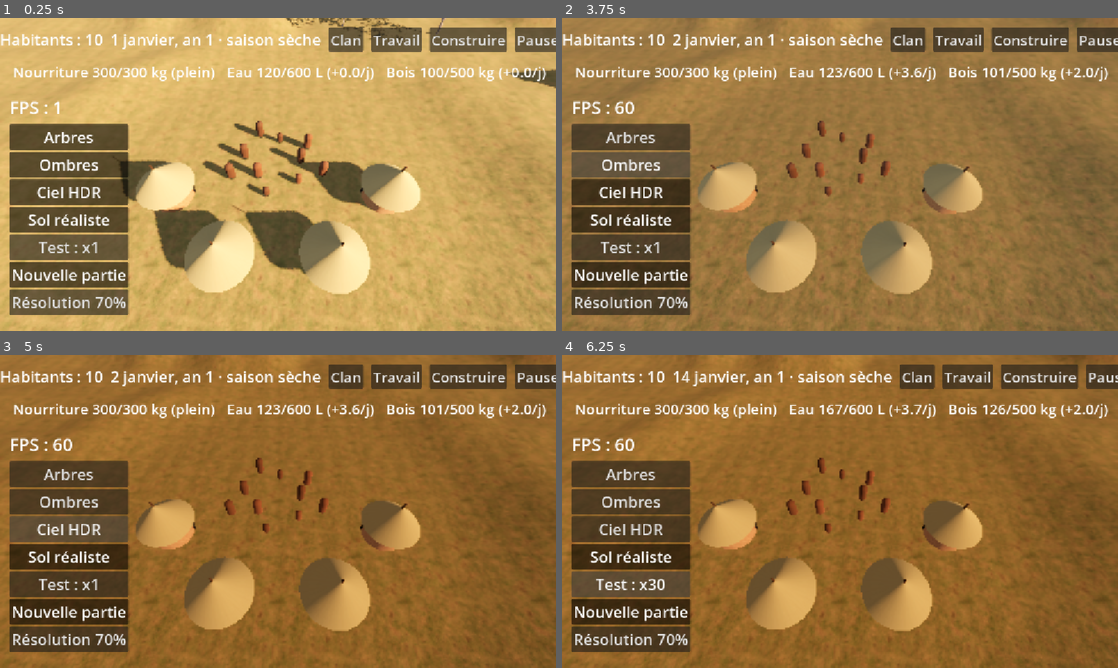
Above: before the commit, frames 1-4 (two rows, left to right).
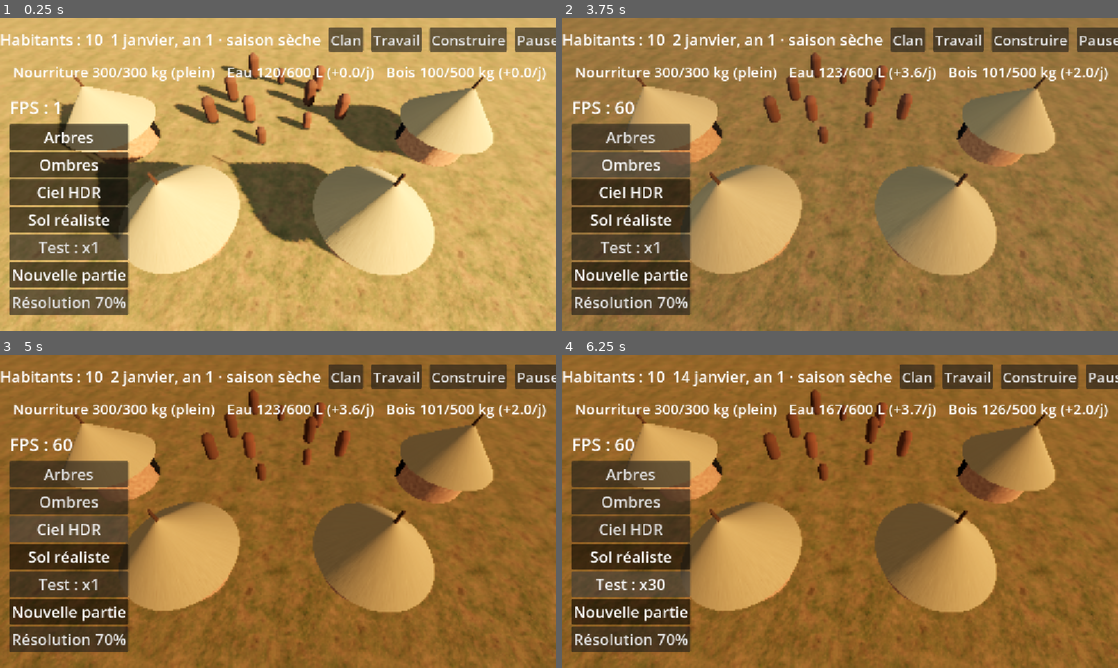
Above: after the commit, the same moments.

Repository: barroapk/faso-kanou
Game: Godot game, scene res://scenes/main.tscn
Same seed, same stepped clock (60 frames per second), same inputs: the game is played once before the commit and once after it. A sky picture missing from this copy of the repository is replaced by a grey-blue gradient.
Inputs:
- Up to frame 1 (0.25 s): no input
- Up to frame 2 (3.75 s): click "Sol réaliste" at 0.5 s; click "Nouvelle partie" at 1.25 s; click "Nouvelle partie" at 2 s; click "Arbres" at 2.75 s; click "Ombres" at 3.5 s
- Up to frame 3 (5 s): click "Ciel HDR" at 4.25 s
- Up to frame 4 (6.25 s): click "Test : x1" at 5 s; click "Test : x8" at 5.75 s

The runs differ from the first frame. In frame 1, 33% of the frame differs, in the area x 0-100%, y 0-100%; in frame 2, 26%; in frame 3, 26%; in frame 4, 26%.

Commit message:
Île de 2 km en 64 morceaux, relief réaliste, rivière et mare saisonnière

Diff:
--- a/scripts/camera_strategie.gd
+++ b/scripts/camera_strategie.gd
@@ -1,9 +1,9 @@
 extends Node3D
 
 const DIST_MIN := 6.0
-const DIST_MAX := 250.0
+const DIST_MAX := 1700.0
 const INCLINAISON := 55.0
-const LIMITE_ILE := 180.0
+const LIMITE_ILE := 950.0
 
 var distance := 20.0
 var camera: Camera3D
@@ -11,6 +11,7 @@
 
 func _ready() -> void:
     camera = Camera3D.new()
+    camera.far = 6000.0
     add_child(camera)
     _placer_camera()
 
--- a/scripts/main.gd
+++ b/scripts/main.gd
@@ -18,7 +18,7 @@
     _creer_mer()
     terrain = preload("res://scripts/terrain.gd").new()
     add_child(terrain)
-    materiau_sol = terrain.material_override
+    materiau_sol = terrain.materiau
     materiau_simple.albedo_color = Color(0.55, 0.5, 0.3)
     _creer_camera()
     var habitants_visibles = preload("res://scripts/monde/habitants_visibles.gd").new(); habitants_visibles.terrain = terrain; add_child(habitants_visibles)
@@ -39,7 +39,7 @@
     env.reflected_light_source = Environment.REFLECTION_SOURCE_SKY
     env.tonemap_mode = Environment.TONE_MAPPER_ACES
     env.fog_enabled = true
-    env.fog_density = 0.0004
+    env.fog_density = 0.00012
     env.fog_light_color = Color(0.95, 0.8, 0.65)
     var monde := WorldEnvironment.new()
     monde.environment = env
@@ -58,7 +58,7 @@
 func _creer_mer() -> void:
     var mer := MeshInstance3D.new()
     var plan := PlaneMesh.new()
-    plan.size = Vector2(3000, 3000)
+    plan.size = Vector2(8000, 8000)
     mer.mesh = plan
     var mat_mer := StandardMaterial3D.new()
     mat_mer.albedo_color = Color(0.05, 0.3, 0.42)
@@ -117,7 +117,7 @@
     _ajouter_bouton(boutons, "Arbres", func(actif): vegetation.visible = actif)
     _ajouter_bouton(boutons, "Ombres", func(actif): soleil.shadow_enabled = actif)
     _ajouter_bouton(boutons, "Ciel HDR", _changer_ciel)
-    _ajouter_bouton(boutons, "Sol réaliste", func(actif): terrain.material_override = materiau_sol if actif else materiau_simple)
+    _ajouter_bouton(boutons, "Sol réaliste", func(actif): terrain.utiliser_materiau(materiau_sol if actif else materiau_simple))
     _ajouter_vitesse_test(boutons)
     _ajouter_bouton(boutons, "Nouvelle partie", func(_actif): Civilisation.nouvelle_partie())
     var res := Button.new()
--- a/scripts/terrain.gd
+++ b/scripts/terrain.gd
@@ -1,92 +1,270 @@
-extends MeshInstance3D
-
-const TAILLE := 400.0
-const RESOLUTION := 256
-const HAUTEUR_MAX := 30.0
-const HAUTEUR_VILLAGE := 2.0
+extends Node3D
+
+const TAILLE := 2000.0
+const MORCEAUX := 8
+const RES := 48
+const NIVEAUX := [[1, 0.0, 450.0], [4, 450.0, 1100.0], [12, 1100.0, 0.0]]
+const JUPE := 6.0
+const HAUTEUR_VILLAGE := 8.0
+const MARE := Vector2(-160.0, 90.0)
 
 var bruit := FastNoiseLite.new()
 var detail := FastNoiseLite.new()
 var cote := FastNoiseLite.new()
-var montagne := FastNoiseLite.new()
+var collines := FastNoiseLite.new()
+var zone := FastNoiseLite.new()
 var climat := FastNoiseLite.new()
+var materiau: ShaderMaterial
+var morceaux: Array = []
+var mare: MeshInstance3D
+
+var _g: PackedFloat32Array
+var _c: PackedColorArray
+var _n := 0
+var _w := 0
+var _pas := 0.0
+var _x0 := 0.0
+var _z0 := 0.0
+var _cx := 0.0
+var _cz := 0.0
 
 func _ready() -> void:
-	bruit.seed = 7
-	bruit.frequency = 0.008
-	bruit.fractal_octaves = 5
-	detail.seed = 19
-	detail.frequency = 0.05
-	cote.seed = 3
-	cote.frequency = 0.004
-	cote.fractal_octaves = 3
-	montagne.seed = 11
-	montagne.frequency = 0.005
-	climat.seed = 23
-	climat.frequency = 0.006
-	mesh = _generer()
-	material_override = _materiau_sol()
+    bruit.seed = 7
+    bruit.frequency = 0.004
+    bruit.fractal_octaves = 4
+    detail.seed = 19
+    detail.frequency = 0.03
+    cote.seed = 3
+    cote.frequency = 0.0015
+    cote.fractal_octaves = 3
+    collines.seed = 11
+    collines.frequency = 0.006
+    collines.fractal_octaves = 4
+    zone.seed = 29
+    zone.frequency = 0.002
+    climat.seed = 23
+    climat.frequency = 0.002
+    materiau = _materiau_sol()
+    var cote_m := TAILLE / MORCEAUX
+    for i in MORCEAUX:
+        for j in MORCEAUX:
+            _creer_morceau(-TAILLE / 2.0 + i * cote_m, -TAILLE / 2.0 + j * cote_m, cote_m)
+    _creer_riviere()
+    _creer_mare()
+
+# ---------- RELIEF ET EAU ----------
+
+func riviere_x(z: float) -> float:
+    return -350.0 + 90.0 * sin(z * 0.004) + 35.0 * sin(z * 0.011 + 1.3)
+
+func niveau_vallee(z: float) -> float:
+    return lerpf(9.0, 0.3, clampf((z + 550.0) / 1450.0, 0.0, 1.0))
+
+func distance_riviere(x: float, z: float) -> float:
+    if z < -560.0:
+        return 9999.0
+    return absf(x - riviere_x(z))
+
+func dans_eau(x: float, z: float) -> bool:
+    return distance_riviere(x, z) < 10.0 or Vector2(x - MARE.x, z - MARE.y).length() < 55.0
 
 func _masque(x: float, z: float) -> float:
-	var r := Vector2(x, z).length() / (TAILLE * 0.45)
-	return 1.0 - smoothstep(0.7, 1.0, r + cote.get_noise_2d(x, z) * 0.35)
-
-func _humidite(x: float, z: float) -> float:
-	return clampf(0.5 + z / TAILLE * 1.6 + climat.get_noise_2d(x, z) * 0.35, 0.0, 1.0)
+    var r := Vector2(x, z).length() / 900.0
+    return 1.0 - smoothstep(0.8, 1.05, r + cote.get_noise_2d(x, z) * 0.18)
+
+func hauteur(x: float, z: float) -> float:
+    var m := _masque(x, z)
+    var h := 7.0 + bruit.get_noise_2d(x, z) * 2.0 + detail.get_noise_2d(x, z) * 0.5
+    var zc := smoothstep(0.05, 0.4, zone.get_noise_2d(x, z))
+    var c := (collines.get_noise_2d(x, z) + 1.0) * 0.5
+    h += zc * c * c * 45.0
+    var dm := Vector2(x * 0.8, z + 560.0).length()
+    h += (1.0 - smoothstep(60.0, 320.0, dm)) * (110.0 + detail.get_noise_2d(x * 0.5, z * 0.5) * 35.0)
+
+    var d := distance_riviere(x, z)
+    if d < 120.0:
+        var fond := niveau_vallee(z)
+        h = lerpf(h, fond + 1.5, 1.0 - smoothstep(20.0, 120.0, d))
+        h -= (1.0 - smoothstep(4.0, 9.0, d)) * 3.0
+
+    var dmare := Vector2(x - MARE.x, z - MARE.y).length()
+    if dmare < 110.0:
+        h = maxf(h, lerpf(6.0, h, smoothstep(70.0, 110.0, dmare)))
+        h = lerpf(h, 3.5, 1.0 - smoothstep(25.0, 65.0, dmare))
+    var rx := riviere_x(MARE.y)
+    if absf(z - MARE.y) < 6.0 and x > rx and x < MARE.x:
+        h = minf(h, 5.0 + absf(z - MARE.y) * 0.4)
+
+    h = lerpf(h, HAUTEUR_VILLAGE, 1.0 - smoothstep(45.0, 90.0, Vector2(x, z).length()))
+    return h * m - 3.0 * (1.0 - m)
+
+func humide(x: float, z: float) -> float:
+    var dm := Vector2(x - MARE.x, z - MARE.y).length()
+    return maxf(1.0 - smoothstep(10.0, 90.0, distance_riviere(x, z)), 1.0 - smoothstep(40.0, 100.0, dm))
 
 func desert(x: float, z: float) -> float:
-	return 1.0 - smoothstep(0.15, 0.32, _humidite(x, z))
+    var nord := clampf((-z - 620.0 + climat.get_noise_2d(x, z) * 120.0) / 200.0, 0.0, 1.0)
+    return nord * (1.0 - humide(x, z))
 
 func foret(x: float, z: float) -> float:
-	return smoothstep(0.68, 0.85, _humidite(x, z))
-
-func hauteur(x: float, z: float) -> float:
-	var m := _masque(x, z)
-	var plaine := 1.2 + detail.get_noise_2d(x, z) * 0.6
-	var collines := (bruit.get_noise_2d(x, z) + 1.0) * 2.0
-	var zone := smoothstep(0.1, 0.45, montagne.get_noise_2d(x, z))
-	var crete := 1.0 - absf(bruit.get_noise_2d(x * 0.8, z * 0.8))
-	var montagnes := zone * pow(crete, 2.0) * HAUTEUR_MAX
-	var vague := sin(x * 0.12 + detail.get_noise_2d(x, z) * 4.0) * 0.5 + 0.5
-	var dunes := desert(x, z) * vague * 2.0
-	var h := (plaine + collines + montagnes + dunes) * m - 2.5 * (1.0 - m)
-	var plat := 1.0 - smoothstep(14.0, 24.0, Vector2(x, z).length())
-	return lerpf(h, HAUTEUR_VILLAGE, plat)
-
-func _generer() -> ArrayMesh:
-	var n := RESOLUTION + 1
-	var pas := TAILLE / float(RESOLUTION)
-	var debut := -TAILLE / 2.0
-	var st := SurfaceTool.new()
-	st.begin(Mesh.PRIMITIVE_TRIANGLES)
-	for i in n:
-		for j in n:
-			var x := debut + i * pas
-			var z := debut + j * pas
-			st.set_color(Color(desert(x, z), foret(x, z), 0.0))
-			st.set_uv(Vector2(x, z) * 0.12)
-			st.add_vertex(Vector3(x, hauteur(x, z), z))
-	for i in RESOLUTION:
-		for j in RESOLUTION:
-			var a := i * n + j
-			var b := (i + 1) * n + j
-			var c := a + 1
-			var d := b + 1
-			st.add_index(a)
-			st.add_index(b)
-			st.add_index(c)
-			st.add_index(b)
-			st.add_index(d)
-			st.add_index(c)
-	st.generate_normals()
-	st.generate_tangents()
-	return st.commit()
+    var sud := smoothstep(250.0, 650.0, z + climat.get_noise_2d(x, z) * 150.0)
+    return maxf(sud, humide(x, z) * 0.9)
+
+# ---------- MORCEAUX DE TERRAIN ----------
+
+func _creer_morceau(x0: float, z0: float, cote_m: float) -> void:
+    _n = RES
+    _w = RES + 3
+    _pas = cote_m / RES
+    _x0 = x0
+    _z0 = z0
+    _cx = x0 + cote_m / 2.0
+    _cz = z0 + cote_m / 2.0
+    _g = PackedFloat32Array()
+    _g.resize(_w * _w)
+    var plus_haut := -100.0
+    for i in _w:
+        for j in _w:
+            var h := hauteur(x0 + (i - 1) * _pas, z0 + (j - 1) * _pas)
+            _g[i * _w + j] = h
+            plus_haut = maxf(plus_haut, h)
+    if plus_haut < -1.0:
+        return
+    _c = PackedColorArray()
+    _c.resize((_n + 1) * (_n + 1))
+    for i in _n + 1:
+        for j in _n + 1:
+            var x := x0 + i * _pas
+            var z := z0 + j * _pas
+            _c[i * (_n + 1) + j] = Color(desert(x, z), foret(x, z), humide(x, z))
+    for niveau in NIVEAUX:
+        var mi := MeshInstance3D.new()
+        mi.mesh = _maillage(niveau[0])
+        mi.material_override = materiau
+        mi.position = Vector3(_cx, 0.0, _cz)
+        mi.visibility_range_begin = niveau[1]
+        mi.visibility_range_end = niveau[2]
+        mi.visibility_range_begin_margin = 25.0
+        mi.visibility_range_end_margin = 25.0
+        add_child(mi)
+        morceaux.append(mi)
+
+func _sommet(st: SurfaceTool, i: int, j: int, decalage: float) -> void:
+    var h := _g[(i + 1) * _w + (j + 1)]
+    var nx := _g[i * _w + (j + 1)] - _g[(i + 2) * _w + (j + 1)]
+    var nz := _g[(i + 1) * _w + j] - _g[(i + 1) * _w + (j + 2)]
+    st.set_normal(Vector3(nx, 2.0 * _pas, nz).normalized())
+    st.set_color(_c[i * (_n + 1) + j])
+    var wx := _x0 + i * _pas
+    var wz := _z0 + j * _pas
+    st.set_uv(Vector2(wx, wz) * 0.12)
+    st.add_vertex(Vector3(wx - _cx, h + decalage, wz - _cz))
+
+func _maillage(s: int) -> ArrayMesh:
+    var st := SurfaceTool.new()
+    st.begin(Mesh.PRIMITIVE_TRIANGLES)
+    var m := _n / s + 1
+    for a in m:
+        for b in m:
+            _sommet(st, a * s, b * s, 0.0)
+    for a in m - 1:
+        for b in m - 1:
+            var p := a * m + b
+            var q := p + m
+            for v in [p, q, p + 1, q, q + 1, p + 1]:
+                st.add_index(v)
+    var prochain := m * m
+    var bas := {}
+    for e in 4:
+        var liste: Array[int] = []
+        for k in m:
+            var a := k
+            var b := k
+            if e == 0:
+                a = 0
+            elif e == 1:
+                a = m - 1
+            elif e == 2:
+                b = 0
+            else:
+                b = m - 1
+            var idx := a * m + b
+            if not bas.has(idx):
+                _sommet(st, a * s, b * s, -JUPE)
+                bas[idx] = prochain
+                prochain += 1
+            liste.append(idx)
+        for k in m - 1:
+            var e1 := liste[k]
+            var e2 := liste[k + 1]
+            var l1: int = bas[e1]
+            var l2: int = bas[e2]
+            for v in [e1, l1, e2, e2, l1, l2, e1, e2, l1, e2, l2, l1]:
+                st.add_index(v)
+    st.generate_tangents()
+    return st.commit()
+
+func utiliser_materiau(mat: Material) -> void:
+    for mi in morceaux:
+        mi.material_override = mat
+
+# ---------- EAU VISIBLE ----------
+
+func _materiau_eau() -> StandardMaterial3D:
+    var mat := StandardMaterial3D.new()
+    mat.albedo_color = Color(0.10, 0.28, 0.30, 0.85)
+    mat.transparency = BaseMaterial3D.TRANSPARENCY_ALPHA
+    mat.roughness = 0.08
+    mat.metallic = 0.3
+    mat.cull_mode = BaseMaterial3D.CULL_DISABLED
+    return mat
+
+func _creer_riviere() -> void:
+    var st := SurfaceTool.new()
+    st.begin(Mesh.PRIMITIVE_TRIANGLES)
+    var z := -560.0
+    var lignes := 0
+    while z <= 960.0 and _masque(riviere_x(z), z) > 0.3:
+        var x := riviere_x(z)
+        var y := niveau_vallee(z) + 0.3
+        st.add_vertex(Vector3(x - 9.0, y, z))
+        st.add_vertex(Vector3(x + 9.0, y, z))
+        z += 8.0
+        lignes += 1
+    for k in lignes - 1:
+        var a := k * 2
+        for v in [a, a + 1, a + 2, a + 1, a + 3, a + 2]:
+            st.add_index(v)
+    st.generate_normals()
+    var mi := MeshInstance3D.new()
+    mi.mesh = st.commit()
+    mi.material_override = _materiau_eau()
+    add_child(mi)
+
+func niveau_mare() -> float:
+    return 5.5 if Civilisation.temps.saison_des_pluies() else 3.8
+
+func _creer_mare() -> void:
+    mare = MeshInstance3D.new()
+    var disque := CylinderMesh.new()
+    disque.top_radius = 60.0
+    disque.bottom_radius = 60.0
+    disque.height = 0.05
+    disque.radial_segments = 48
+    mare.mesh = disque
+    mare.material_override = _materiau_eau()
+    mare.position = Vector3(MARE.x, niveau_mare(), MARE.y)
+    add_child(mare)
+
+func _process(delta: float) -> void:
+    if mare:
+        mare.position.y = move_toward(mare.position.y, niveau_mare(), delta * 0.05)
 
 func _materiau_sol() -> ShaderMaterial:
-	var mat := ShaderMaterial.new()
-	mat.shader = load("res://shaders/terrain.gdshader")
-	mat.set_shader_parameter("herbe_couleur", load("res://assets/sol/herbe_couleur.jpg"))
-	mat.set_shader_parameter("herbe_relief", load("res://assets/sol/herbe_relief.jpg"))
-	mat.set_shader_parameter("roche_couleur", load("res://assets/sol/roche_couleur.jpg"))
-	mat.set_shader_parameter("roche_relief", load("res://assets/sol/roche_relief.jpg"))
-	return mat
+    var mat := ShaderMaterial.new()
+    mat.shader = load("res://shaders/terrain.gdshader")
+    mat.set_shader_parameter("herbe_couleur", load("res://assets/sol/herbe_couleur.jpg"))
+    mat.set_shader_parameter("herbe_relief", load("res://assets/sol/herbe_relief.jpg"))
+    mat.set_shader_parameter("roche_couleur", load("res://assets/sol/roche_couleur.jpg"))
+    mat.set_shader_parameter("roche_relief", load("res://assets/sol/roche_relief.jpg"))
+    return mat
--- a/scripts/vegetation.gd
+++ b/scripts/vegetation.gd
@@ -36,6 +36,7 @@
         var h: float = terrain.hauteur(x, z)
         if h < 1.0 or h > 12.0:
             continue
+        if terrain.dans_eau(x, z): continue
         var pente := absf(terrain.hauteur(x + 1.0, z) - h) + absf(terrain.hauteur(x, z + 1.0) - h)
         if pente > 1.2:
             continue
--- a/shaders/terrain.gdshader
+++ b/shaders/terrain.gdshader
@@ -9,12 +9,12 @@
 
 varying vec3 pos_monde;
 varying vec3 normale_monde;
-varying vec2 biome;
+varying vec3 biome;
 
 void vertex() {
     pos_monde = (MODEL_MATRIX * vec4(VERTEX, 1.0)).xyz;
     normale_monde = normalize((MODEL_MATRIX * vec4(NORMAL, 0.0)).xyz);
-    biome = COLOR.rg;
+    biome = COLOR.rgb;
 }
 
 void fragment() {
@@ -24,12 +24,13 @@
     vec3 sol = herbe * vec3(1.1, 1.0, 0.8);
     sol = mix(sol, herbe * vec3(0.35, 0.65, 0.25), biome.y);
     sol = mix(sol, sable * (0.75 + 0.5 * grain), biome.x);
+    sol = mix(sol, sol * vec3(0.75, 0.9, 0.65), biome.z * 0.5);
 
-    float lat = smoothstep(4.0, 8.0, pos_monde.y) * (1.0 - biome.x) * (1.0 - biome.y);
+    float lat = smoothstep(14.0, 30.0, pos_monde.y) * (1.0 - biome.x) * (1.0 - biome.y);
     sol = mix(sol, laterite * (0.5 + grain), lat * 0.6);
 
     float pente = 1.0 - normale_monde.y;
-    float roche = max(smoothstep(0.12, 0.30, pente), smoothstep(14.0, 20.0, pos_monde.y));
+    float roche = max(smoothstep(0.12, 0.30, pente), smoothstep(75.0, 100.0, pos_monde.y));
     vec3 c = mix(sol, texture(roche_couleur, UV * 0.5).rgb, roche);
 
     float plage = 1.0 - smoothstep(0.0, 0.8, pos_monde.y);
